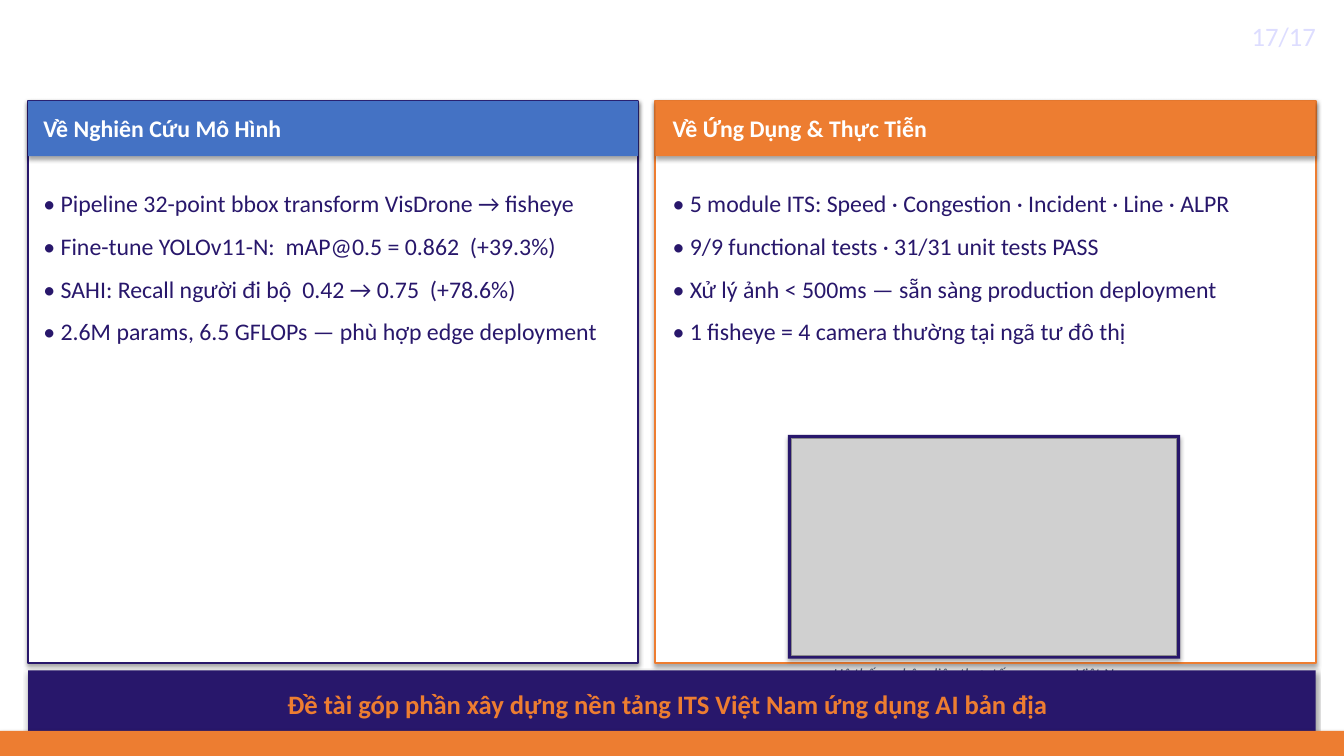
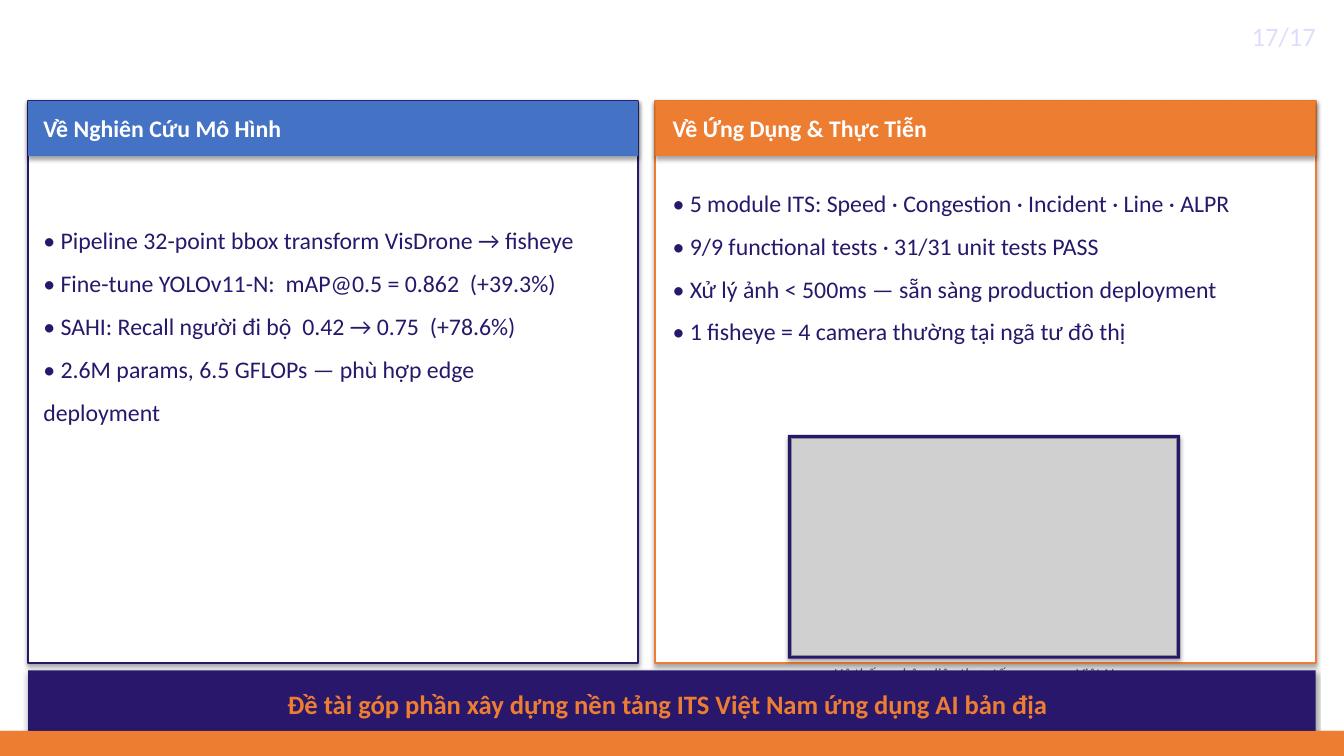
Before and after one commit to Paxx2303/DATN, a slide deck: slide 18 of BaoVe_NguyenQuocNam_221220938.pptx (slide 17 before the commit). Drawn at 1344x756 pixels with LibreOffice and Linux fonts; fonts in the diff are those of the drawing; grey boxes stand for pictures; background and template pictures are left out. Boxes give left, top, right and bottom in pixels: in the first picture for what was removed or moved away, otherwise in the second. Text is boxed around its words. In the diff, an @@ line names an element or a change of style, - is before the commit and + after.

```diff
--- a/BaoVe_NguyenQuocNam_221220938.pptx
+++ b/BaoVe_NguyenQuocNam_221220938.pptx
@@ text "• Pipeline 32-point bbox transform ..." rewrapped from bbox=[61, 195, 597, 344] to bbox=[43, 232, 574, 425] @@
```
Also in this commit, not shown: 9 other slides changed, 1 slide added, 2 other files.
